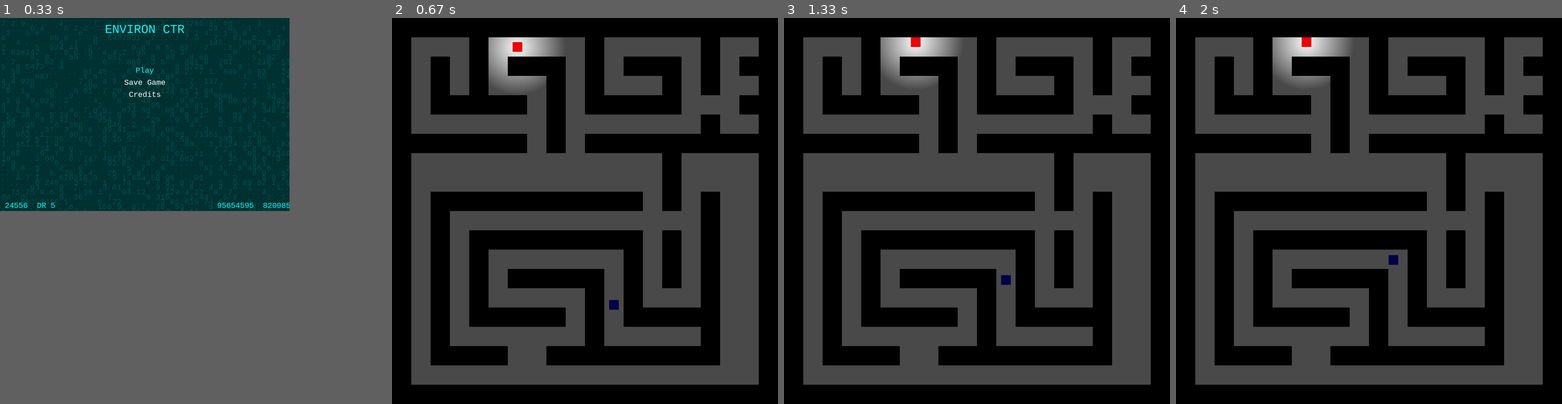
Above: before the commit, frames 1-4 (left to right).
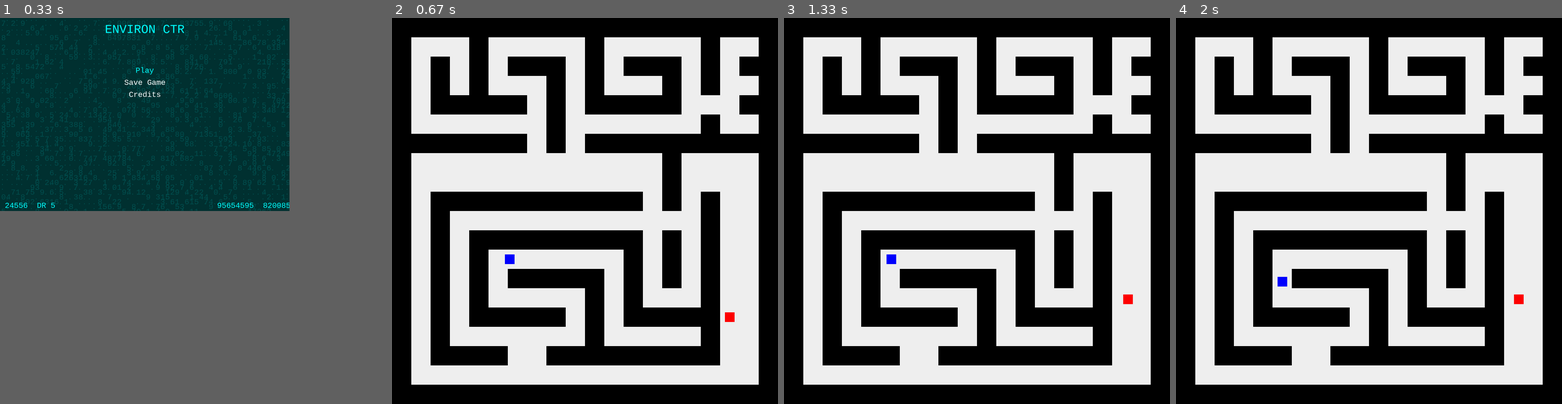
Above: after the commit, the same moments.

Repository: bensonchen-del/Alienation
Game: pygame game, started from Pygame/starting.py
The game is run twice, just before and just after one commit, with the same random seed, the same clock (stepped at 60 frames per second) and the same inputs.
Inputs:
- Up to frame 1 (0.33 s): no input
- Up to frame 2 (0.67 s): tap Enter at 0.33 s
- Up to frame 3 (1.33 s): hold W 0.67-1.13 s; hold D from 1.17 s (still down)
- Up to frame 4 (2 s): release D at 1.63 s; hold A from 1.67 s (still down)

Frame 1 is identical in both runs. In frame 2, 49% of the frame differs, in the area x 5-95%, y 5-95%; in frame 3, 49%; in frame 4, 49%.

Commit message:
fixed play game directory

Diff:
--- a/Pygame/starting.py
+++ b/Pygame/starting.py
@@ -69,7 +69,7 @@
 # Game pages
 def play_game():
     try:
-        subprocess.run(["python3", "AI.py"])  # Use 'python3' or 'python' based on your environment
+        subprocess.run(["python3", "main.py"])  # Use 'python3' or 'python' based on your environment
         # Quit the current Pygame window before running the external script
         pygame.quit()
         sys.exit()  # Ensure the current program exits completely
